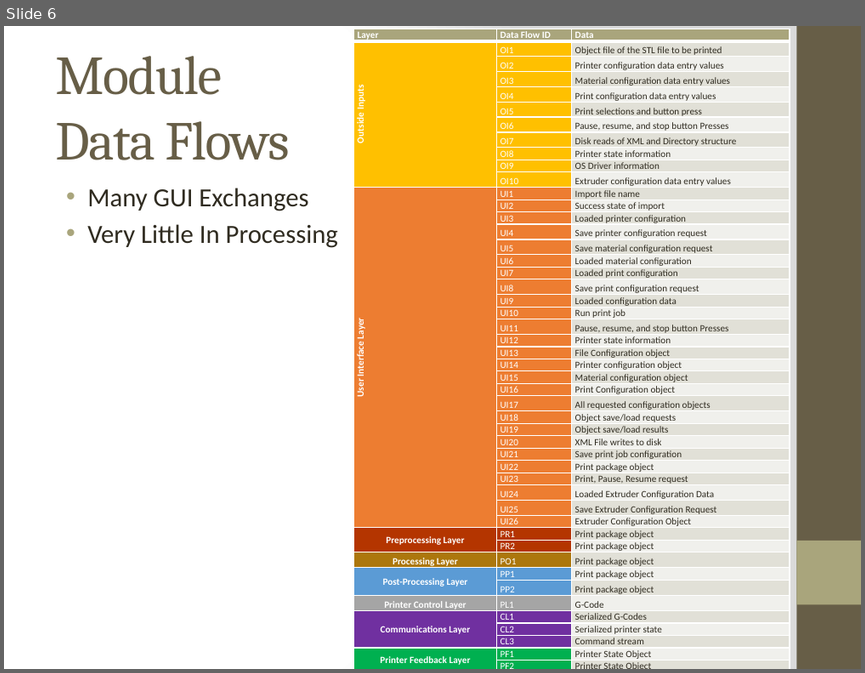
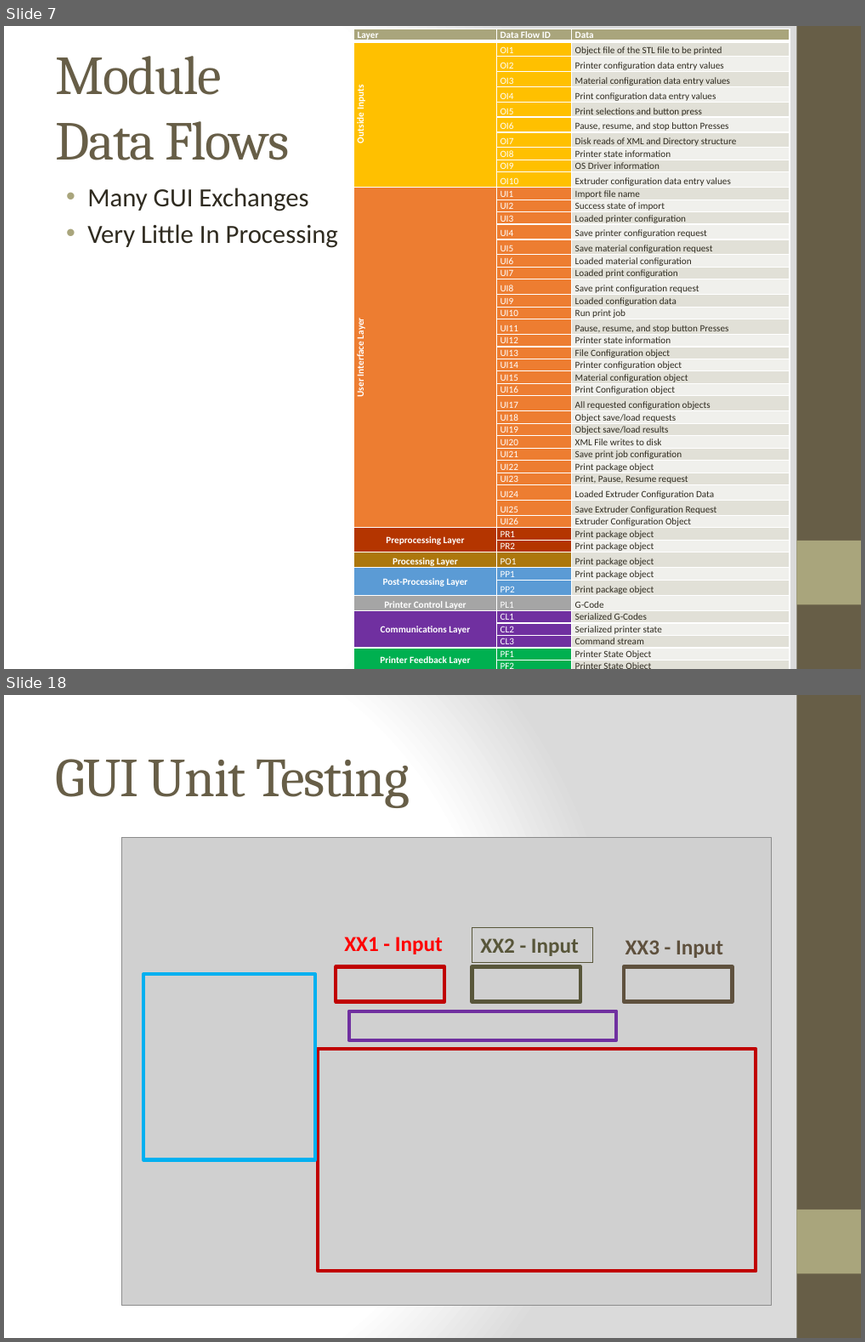
Before and after one commit to qpHalcy0n/SRDesign, a slide deck: Test Plan Presentation/Team Ink3d Test Plan.pptx. Shown one above the other, each under a label of ours: slide 6 before the commit, slides 7 and 18 after it; the slides between them are not shown. The pictures are 865x673 and 865x1342 pixels, drawn with LibreOffice and Linux fonts; fonts in the diff are those of the drawing; grey boxes stand for pictures. Boxes give left, top, right and bottom in pixels: in the first picture for what was removed or moved away, otherwise in the second. Text is boxed around its words. In the diff, an @@ line names an element or a change of style, - is before the commit and + after.

```diff
--- a/Test Plan Presentation/Team Ink3d Test Plan.pptx
+++ b/Test Plan Presentation/Team Ink3d Test Plan.pptx
@@ slide 18 added at [4, 695, 861, 1338], background gradient #FFFFFF to #DADADA; not listed: 2 template elements that a slide beside it also shows @@
@@ title added at [55, 759, 409, 808], 46 pt, text #675E47 @@
+GUI Unit Testing
@@ picture added at [121, 837, 771, 1305] @@
@@ text added at [344, 936, 443, 954], 18 pt, text #FF0000, bold @@
+XX1 - Input
@@ rectangle added at [472, 927, 592, 962], outline #58563A 0.75 pt, 18 pt, text #58563A, bold @@
+XX2 - Input
@@ text added at [625, 940, 723, 958], 18 pt, text #5F513E, bold @@
+XX3 - Input
@@ rectangle added at [143, 975, 315, 1160], outline #00B0F0 3 pt @@
@@ rectangle added at [336, 967, 444, 1002], outline #C00000 3 pt @@
@@ rectangle added at [472, 967, 580, 1002], outline #58563A 3 pt @@
@@ rectangle added at [624, 967, 732, 1002], outline #5F513E 3 pt @@
@@ rectangle added at [349, 1011, 617, 1040], outline #7030A0 3 pt @@
@@ rectangle added at [318, 1049, 755, 1270], outline #C00000 3 pt @@
@@ what was slide 6 is now slide 7 @@
```
Also in this commit, not shown: 45 other slides added, 1 slide removed.
